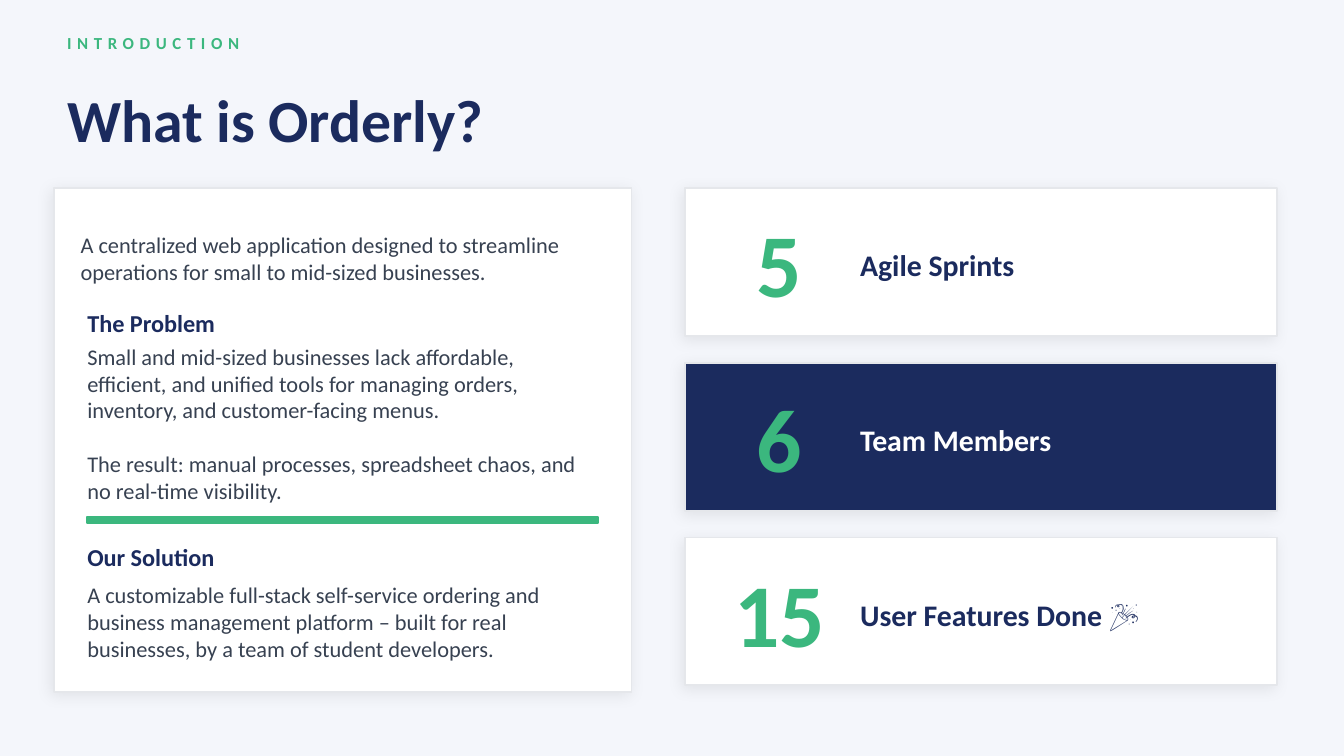
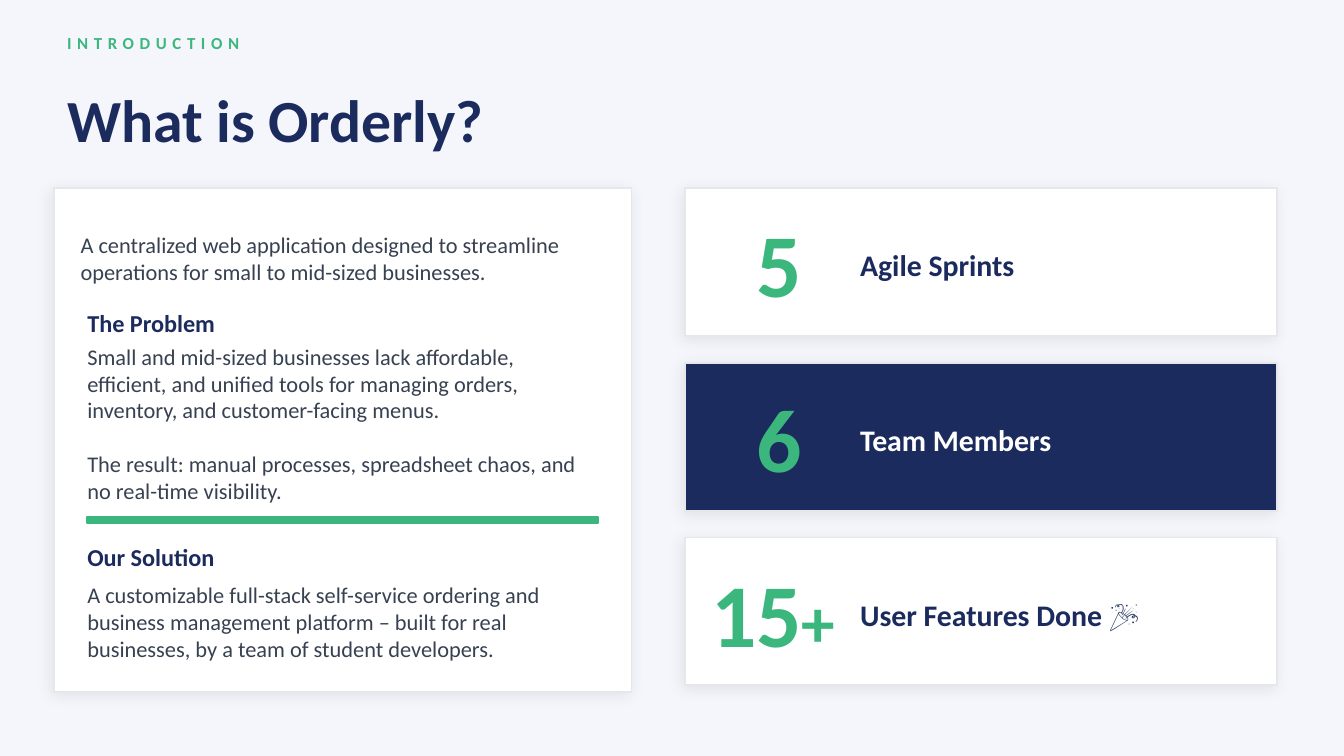
Before and after one commit to RachelMizer/ProjectOrderly, a slide deck: slide 2 of docs/Deliverables/Orderly_Slides.pptx. Drawn at 1344x756 pixels with LibreOffice and Linux fonts; fonts in the diff are those of the drawing. Boxes give left, top, right and bottom in pixels: in the first picture for what was removed or moved away, otherwise in the second. Text is boxed around its words. In the diff, an @@ line names an element or a change of style, - is before the commit and + after.

```diff
--- a/docs/Deliverables/Orderly_Slides.pptx
+++ b/docs/Deliverables/Orderly_Slides.pptx
@@ text at (711, 589, 802, 648): text changed @@
-15
+15+
```
Also in this commit, not shown: 4 other slides changed.
